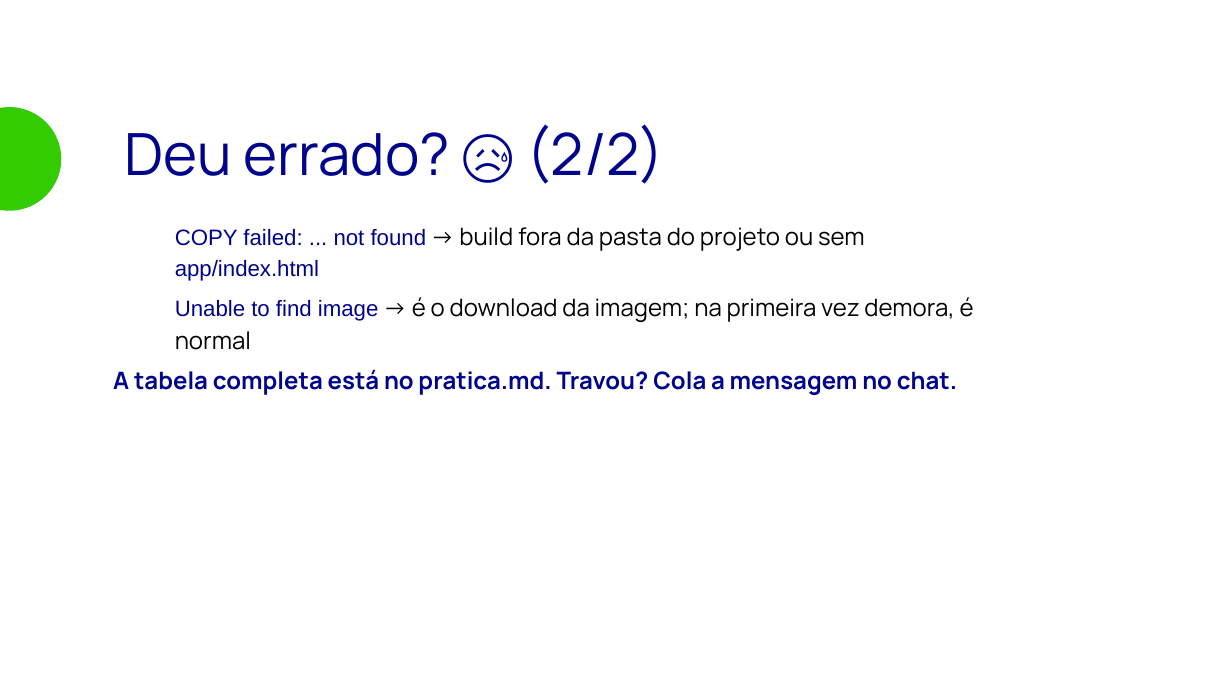
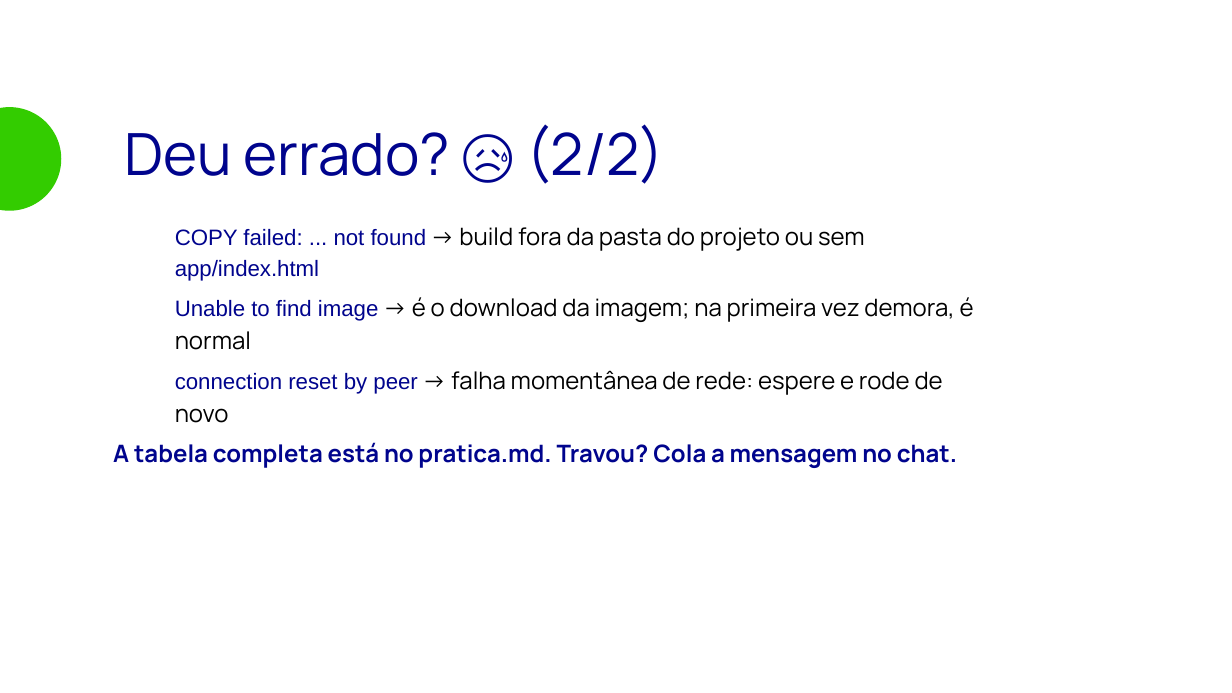
Before and after one commit to matera-vrn/bootcamp-devops-2026, a slide deck: slide 31 of aulas/aula-07-docker/slides/aula-07.odp (slide 30 before the commit). Drawn at 1232x693 pixels with LibreOffice and Linux fonts; fonts in the diff are those of the drawing; background and template pictures are left out. Boxes give left, top, right and bottom in pixels: in the first picture for what was removed or moved away, otherwise in the second. Text is boxed around its words. In the diff, an @@ line names an element or a change of style, - is before the commit and + after.

```diff
--- a/aulas/aula-07-docker/slides/aula-07.odp
+++ b/aulas/aula-07-docker/slides/aula-07.odp
@@ text at [175, 370, 943, 423]: paragraph added @@
+● connection reset by peer → falha momentânea de rede: espere e rode de novo
```
Also in this commit, not shown: 2 other slides changed, 1 slide added, 3 other files.
